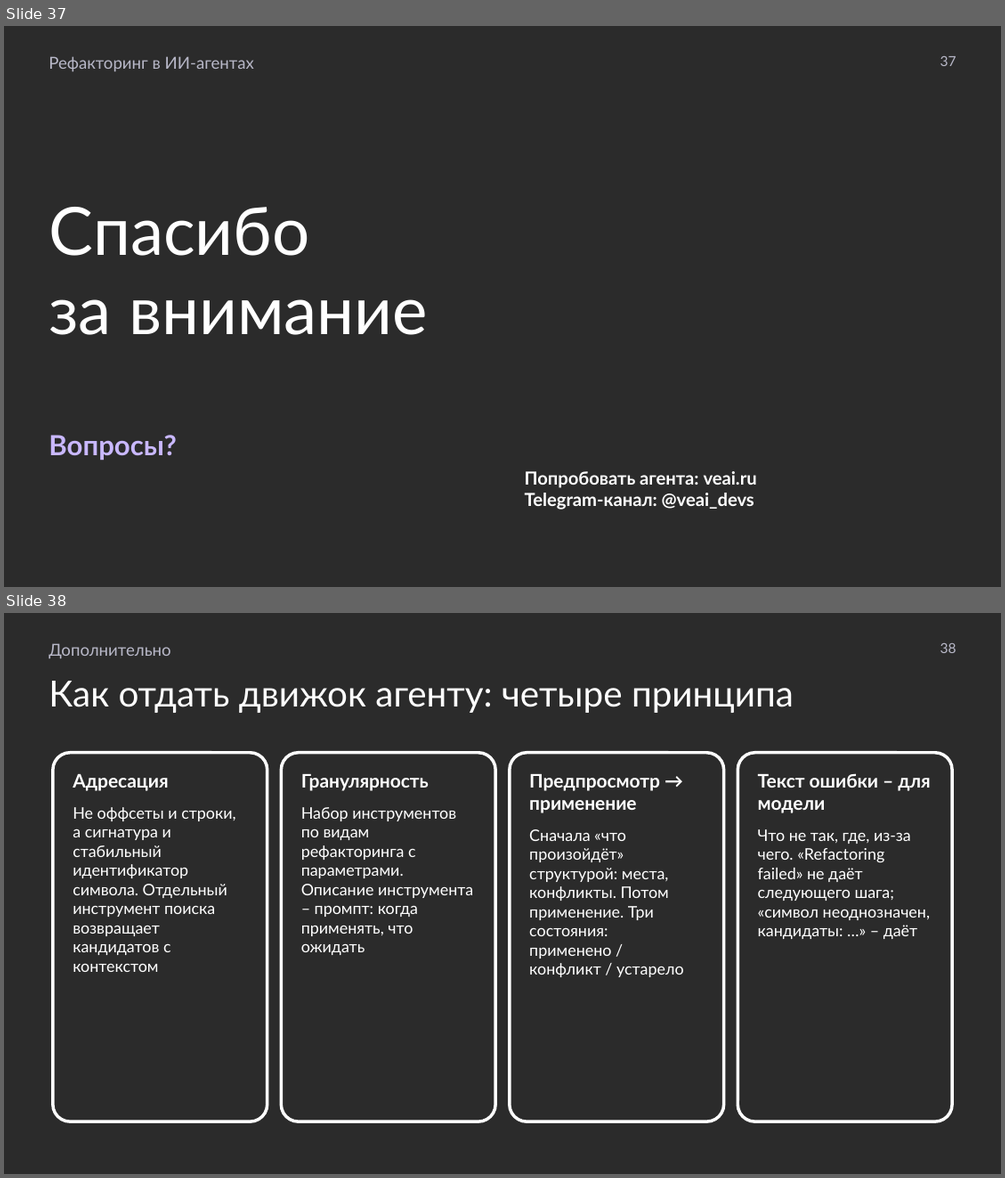
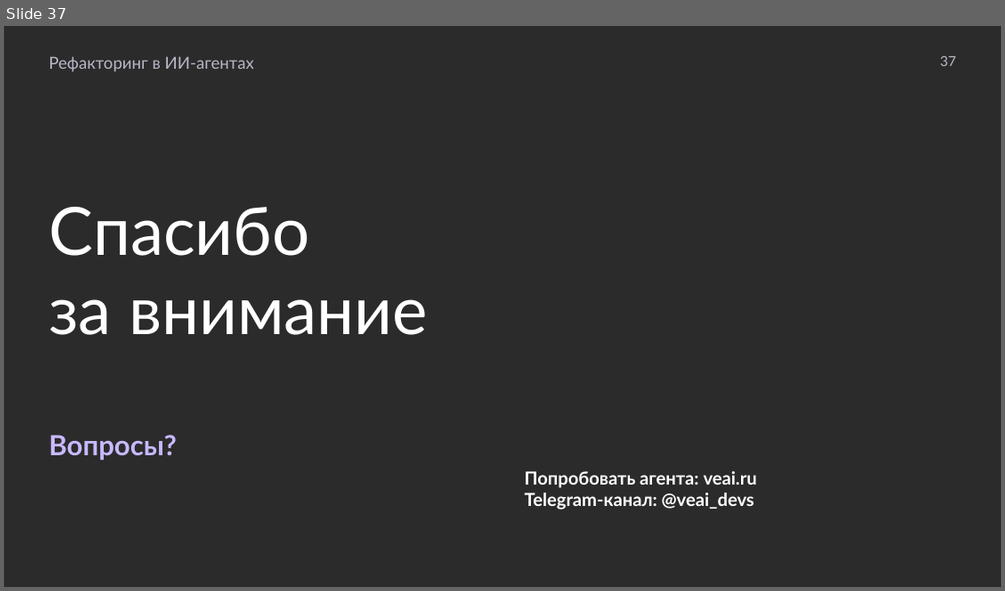
Before and after one commit to MchKosticyn/ide-refactoring-in-ai-agents, a slide deck: Доклад_ Рефакторинг в ИИ-агентах.pptx. Shown one above the other, each under a label of ours: slides 37 and 38 before the commit, slide 37 after it. The pictures are 1005x1178 and 1005x591 pixels, drawn with LibreOffice and Linux fonts; fonts in the diff are those of the drawing; background and template pictures are left out; a plain dark background stands for a picture behind light text. Boxes give left, top, right and bottom in pixels: in the first picture for what was removed or moved away, otherwise in the second. Text is boxed around its words. In the diff, an @@ line names an element or a change of style, - is before the commit and + after.

```diff
--- a/Доклад_ Рефакторинг в ИИ-агентах.pptx
+++ b/Доклад_ Рефакторинг в ИИ-агентах.pptx
@@ slide 38 removed at <box>4,613,1001,1174</box>, background picture (left out) @@
@@ text removed at <box>48,643,170,658</box> @@
-Дополнительно
@@ text removed at <box>940,643,956,653</box> @@
-38
@@ text removed at <box>48,681,793,713</box> @@
-Как отдать движок агенту: четыре принципа
@@ rounded rectangle removed at <box>53,753,267,1121</box> @@
-Адресация
-Не оффсеты и строки, а сигнатура и стабильный идентификатор символа. Отдельный инструмент поиска возвращает кандидатов с контекстом
@@ rounded rectangle removed at <box>281,753,495,1121</box> @@
-Гранулярность
-Набор инструментов по видам рефакторинга с параметрами. Описание инструмента – промпт: когда применять, что ожидать
@@ rounded rectangle removed at <box>510,753,724,1121</box> @@
-Предпросмотр → применение
-Сначала «что произойдёт» структурой: места, конфликты. Потом применение. Три состояния: применено / конфликт / устарело
@@ rounded rectangle removed at <box>737,753,952,1121</box> @@
-Текст ошибки – для модели
-Что не так, где, из-за чего. «Refactoring failed» не даёт следующего шага; «символ неоднозначен, кандидаты: …» – даёт
```
Also in this commit, not shown: 9 slides changed, 2 other files.
